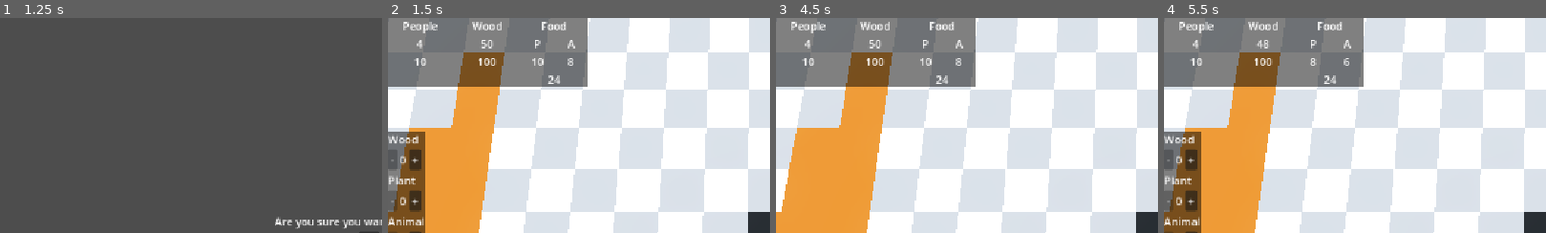
Above: before the commit, frames 1-4 (left to right).
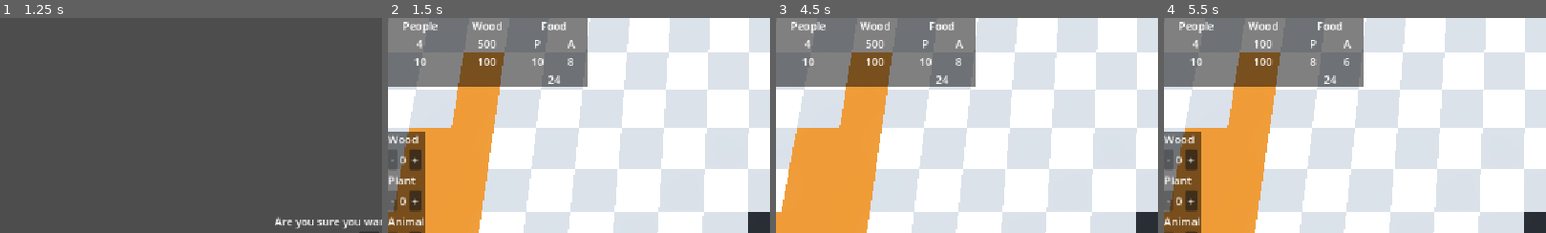
Above: after the commit, the same moments.

Repository: KaschaArtem/Hamlet
Game: Godot game, scene res://scenes/active_scenes/main_menu.tscn
Two runs of this game, one before a commit and one after it. Both use one fixed random seed, a clock stepped at 60 frames per second and the inputs below.
Inputs (mouse positions are % of the whole screen's width and height, from its top left):
- Up to frame 1 (1.25 s): click "New Game" at 0.5 s
- Up to frame 2 (1.5 s): click "Yes" at 1.25 s
- Up to frame 3 (4.5 s): click "House (1)" at 2 s; click "Field (2)" at 2.75 s; click "Pasture (3)" at 3.5 s; click "End Month" at 4.25 s
- Up to frame 4 (5.5 s): tap Enter at 5 s; move the mouse to (72, 45) at 5.02 s; tap R (clear_building_action) at 5.1 s; click (72, 45) at 5.17 s
The pictures show only the part of the screen within x 0-50%, y 0-50%; the shares and areas given below are measured in that part.

Frame 1 is identical in both runs. In frame 2, 0.1% of the frame differs, in the area x 23-28%, y 10-15%; in frame 3, 0.1%; in frame 4, 0.1%.
Error after the commit: Out of bounds get index '-1' (on base: 'Array') (res://scripts/menu/settings.gd:36)

Commit message:
res bug fix

Diff:
--- a/project.godot
+++ b/project.godot
@@ -29,6 +29,7 @@
 
 window/size/resizable=false
 window/stretch/mode="canvas_items"
+window/stretch/aspect="keep_width"
 
 [input]
 
--- a/scripts/autoload/config_manager.gd
+++ b/scripts/autoload/config_manager.gd
@@ -31,14 +31,17 @@
 	var window_size = DisplayServer.window_get_size()
 	var new_position = (screen_size - window_size) / 2
 	DisplayServer.window_set_position(new_position)
+	get_tree().root.size = DisplayServer.window_get_size()
 
 func toggle_display_mode():
 	var mode = DisplayServer.window_get_mode()
 	if mode == DisplayServer.WINDOW_MODE_WINDOWED:
 		DisplayServer.window_set_size(valid_resolutions[-1])
+		get_tree().root.size = DisplayServer.window_get_size()
 		DisplayServer.window_set_mode(DisplayServer.WINDOW_MODE_FULLSCREEN)
 	else:
 		DisplayServer.window_set_size(valid_resolutions[-1])
+		get_tree().root.size = DisplayServer.window_get_size()
 		DisplayServer.window_set_mode(DisplayServer.WINDOW_MODE_WINDOWED)
 		center_window()
 
--- a/scripts/game/camera.gd
+++ b/scripts/game/camera.gd
@@ -108,8 +108,8 @@
 	handle_pitch(delta)
 
 
-func handle_mouse_selection() -> void:
-	var mouse_pos = get_viewport().get_mouse_position()
+func handle_mouse_selection(event) -> void:
+	var mouse_pos = event.position
 	var ray_origin = camera.project_ray_origin(mouse_pos)
 	var ray_dir = camera.project_ray_normal(mouse_pos)
 	var ray_end = ray_origin + ray_dir * 1000
@@ -124,4 +124,4 @@
 	if event is InputEventMouseButton \
 	and event.pressed \
 	and event.button_index == MOUSE_BUTTON_LEFT:
-		handle_mouse_selection()
+		handle_mouse_selection(event)
--- a/scripts/game/game.gd
+++ b/scripts/game/game.gd
@@ -30,7 +30,7 @@
 @export var food_penalty: int = 1
 
 @export var start_human_resource = 4
-@export var start_wood_resource = 50
+@export var start_wood_resource = 500
 @export var start_plant_food_resource = 10
 @export var start_animal_food_resource = 8
 
--- a/scripts/menu/settings.gd
+++ b/scripts/menu/settings.gd
@@ -33,7 +33,7 @@
 func toggle_display_resolution_button() -> void:
 	var mode = DisplayServer.window_get_mode()
 	if mode == DisplayServer.WINDOW_MODE_WINDOWED:
-		update_display_resolution(DisplayServer.window_get_size())
+		update_display_resolution(ConfigManager.valid_resolutions[-1])
 		display_resolution_button.disabled = false
 	else:
 		update_display_resolution(DisplayServer.screen_get_size())
